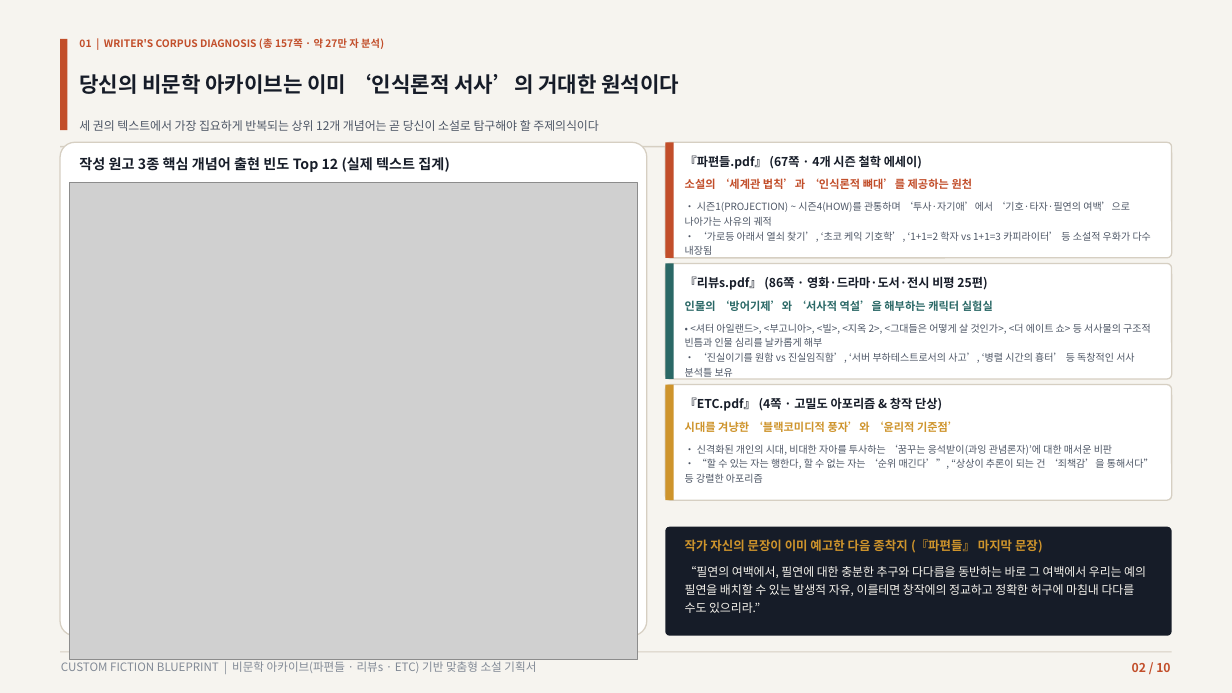
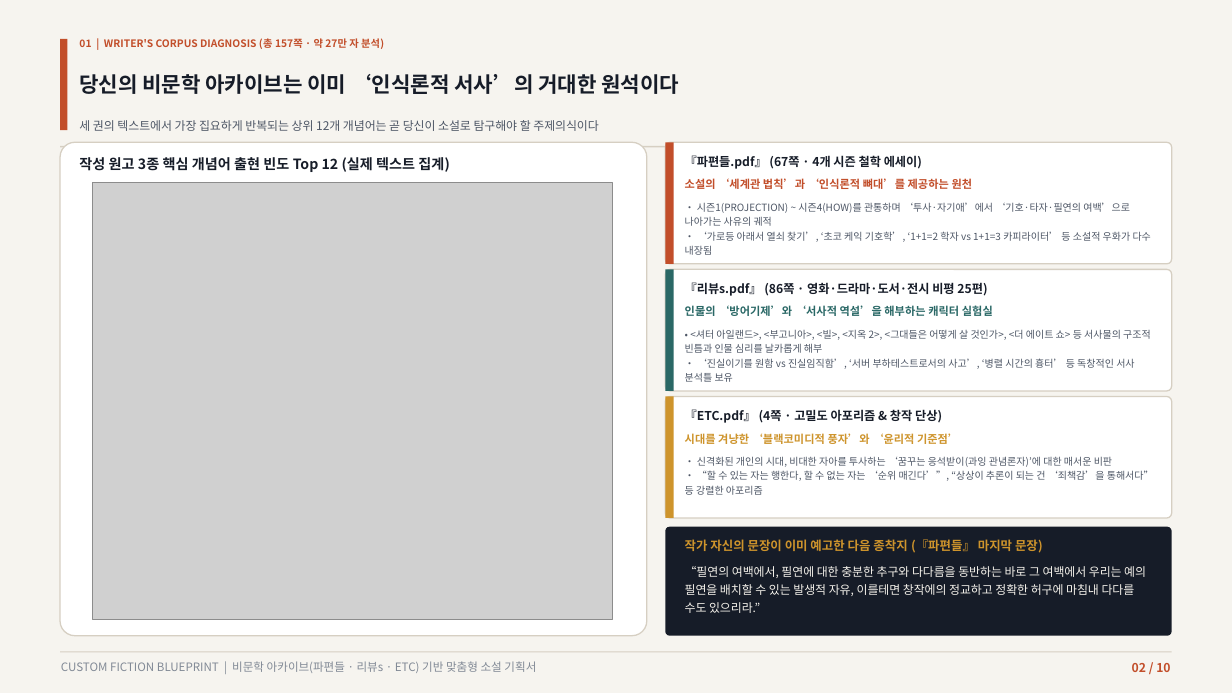
Before and after one commit to lietzsche/dev-lab, a slide deck: slide 2 of 맞춤형_소설기획_제안서.pptx. Drawn at 1232x693 pixels with LibreOffice and Linux fonts; fonts in the diff are those of the drawing; grey boxes stand for pictures. Boxes give left, top, right and bottom in pixels: in the first picture for what was removed or moved away, otherwise in the second. Text is boxed around its words. In the diff, an @@ line names an element or a change of style, - is before the commit and + after.

```diff
--- a/맞춤형_소설기획_제안서.pptx
+++ b/맞춤형_소설기획_제안서.pptx
@@ rounded rectangle: place and size @@
-rounded rectangle at <box>665,142,1172,258</box>
+rounded rectangle at <box>665,142,1172,264</box>
@@ rectangle: place and size @@
-rectangle at <box>665,142,674,258</box>
+rectangle at <box>665,142,674,264</box>
@@ picture: place and size @@
-picture at <box>69,183,638,660</box>
+picture at <box>92,183,612,619</box>
@@ rounded rectangle: place and size @@
-rounded rectangle at <box>665,263,1172,379</box>
+rounded rectangle at <box>665,270,1172,392</box>
@@ rectangle: place and size @@
-rectangle at <box>665,263,674,379</box>
+rectangle at <box>665,270,674,392</box>
@@ text "『리뷰s.pdf』 (86쪽 · 영화·드라마·도서·전시 비평 ...": place and size @@
-text "『리뷰s.pdf』 (86쪽 · 영화·드라마·도서·전시 비평 ..." at <box>685,276,987,290</box>
+text "『리뷰s.pdf』 (86쪽 · 영화·드라마·도서·전시 비평 ..." at <box>685,282,987,296</box>
@@ text "인물의 ‘방어기제’와 ‘서사적 역설’을 해부하는 ...": place and size @@
-text "인물의 ‘방어기제’와 ‘서사적 역설’을 해부하는 ..." at <box>685,300,993,311</box>
+text "인물의 ‘방어기제’와 ‘서사적 역설’을 해부하는 ..." at <box>685,305,993,316</box>
@@ text "• <셔터 아일랜드>, <부고니아>, <빌>, ...": place and size @@
-text "• <셔터 아일랜드>, <부고니아>, <빌>, ..." at <box>685,324,1151,377</box>
+text "• <셔터 아일랜드>, <부고니아>, <빌>, ..." at <box>685,330,1151,382</box>
@@ rounded rectangle: place and size @@
-rounded rectangle at <box>665,384,1172,500</box>
+rounded rectangle at <box>665,396,1172,518</box>
@@ rectangle: place and size @@
-rectangle at <box>665,384,674,500</box>
+rectangle at <box>665,396,674,518</box>
@@ text "『ETC.pdf』 (4쪽 · 고밀도 아포리즘 ...": place and size @@
-text "『ETC.pdf』 (4쪽 · 고밀도 아포리즘 ..." at <box>685,397,942,411</box>
+text "『ETC.pdf』 (4쪽 · 고밀도 아포리즘 ..." at <box>685,409,942,423</box>
@@ text "시대를 겨냥한 ‘블랙코미디적 풍자’와 ‘윤리적 ...": place and size @@
-text "시대를 겨냥한 ‘블랙코미디적 풍자’와 ‘윤리적 ..." at <box>685,421,959,432</box>
+text "시대를 겨냥한 ‘블랙코미디적 풍자’와 ‘윤리적 ..." at <box>685,433,959,444</box>
@@ text "• 신격화된 개인의 시대, 비대한 ...": place and size @@
-text "• 신격화된 개인의 시대, 비대한 ..." at <box>685,445,1154,483</box>
+text "• 신격화된 개인의 시대, 비대한 ..." at <box>685,457,1154,495</box>
```
Also in this commit, not shown: 8 other slides changed, 14 other files.
